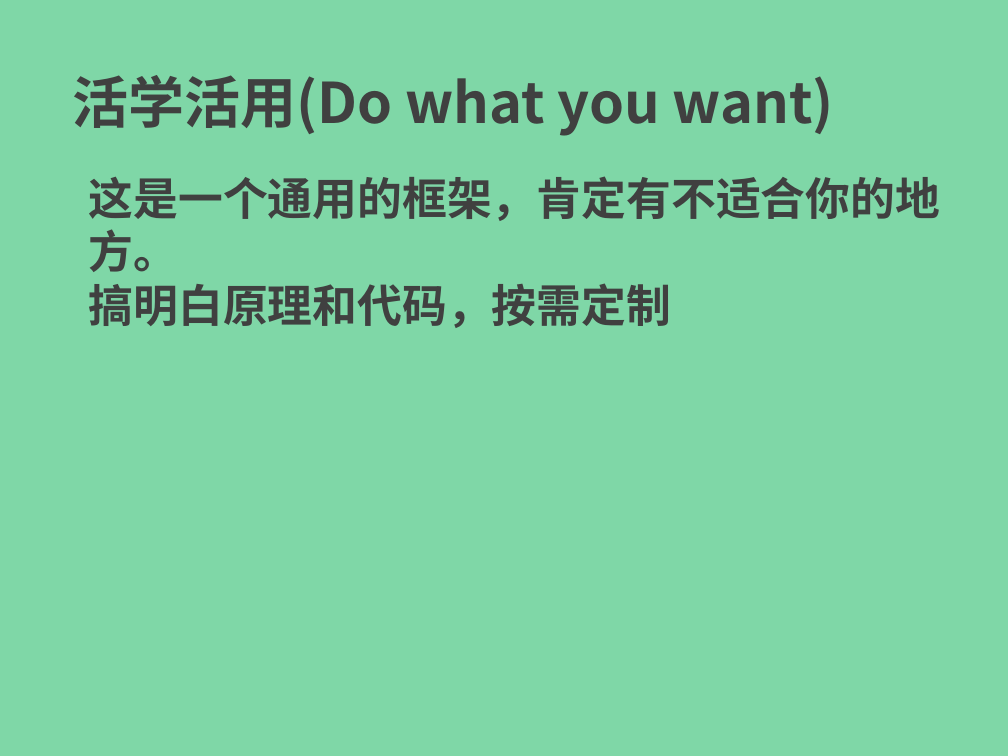
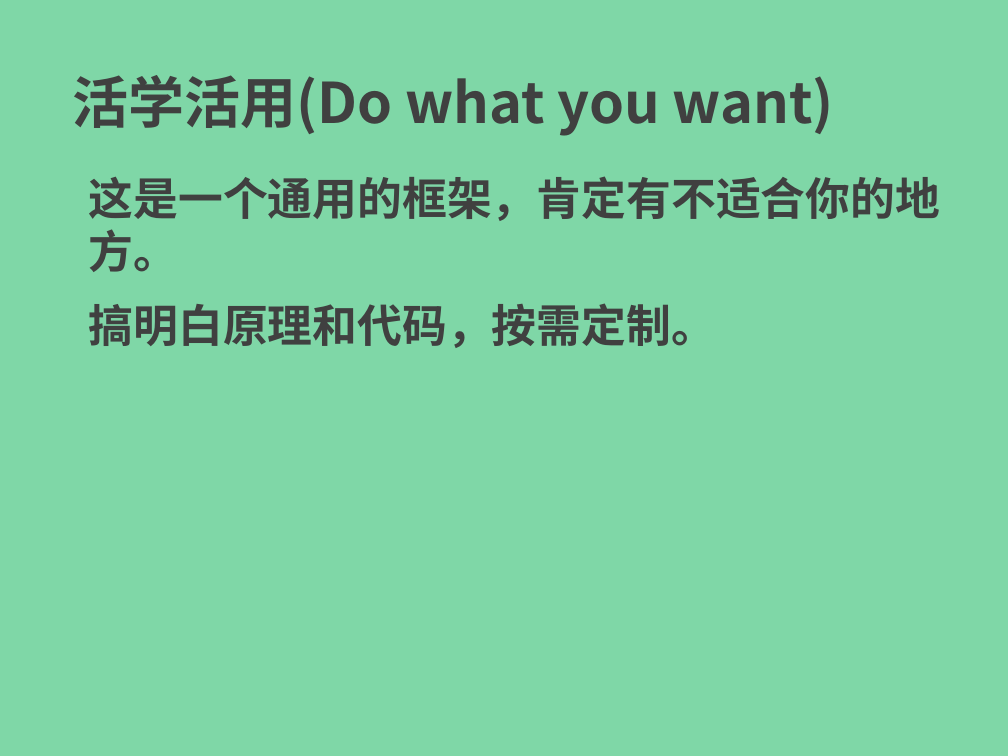
Before and after one commit to endofprogram/eop-ssei, a slide deck: slide 10 of ppt/spring-security-easy-in-03.pptx (slide 11 before the commit). Drawn at 1008x756 pixels with LibreOffice and Linux fonts; fonts in the diff are those of the drawing. Boxes give left, top, right and bottom in pixels: in the first picture for what was removed or moved away, otherwise in the second. Text is boxed around its words. In the diff, an @@ line names an element or a change of style, - is before the commit and + after.

```diff
--- a/ppt/spring-security-easy-in-03.pptx
+++ b/ppt/spring-security-easy-in-03.pptx
@@ text at [89,283,672,328]: paragraph removed @@
-搞明白原理和代码，按需定制
@@ text added at [89,303,716,348], 32 pt, text #404040, bold @@
+搞明白原理和代码，按需定制。
```
Also in this commit, not shown: 7 other slides changed, 1 slide removed, 2 other files.
